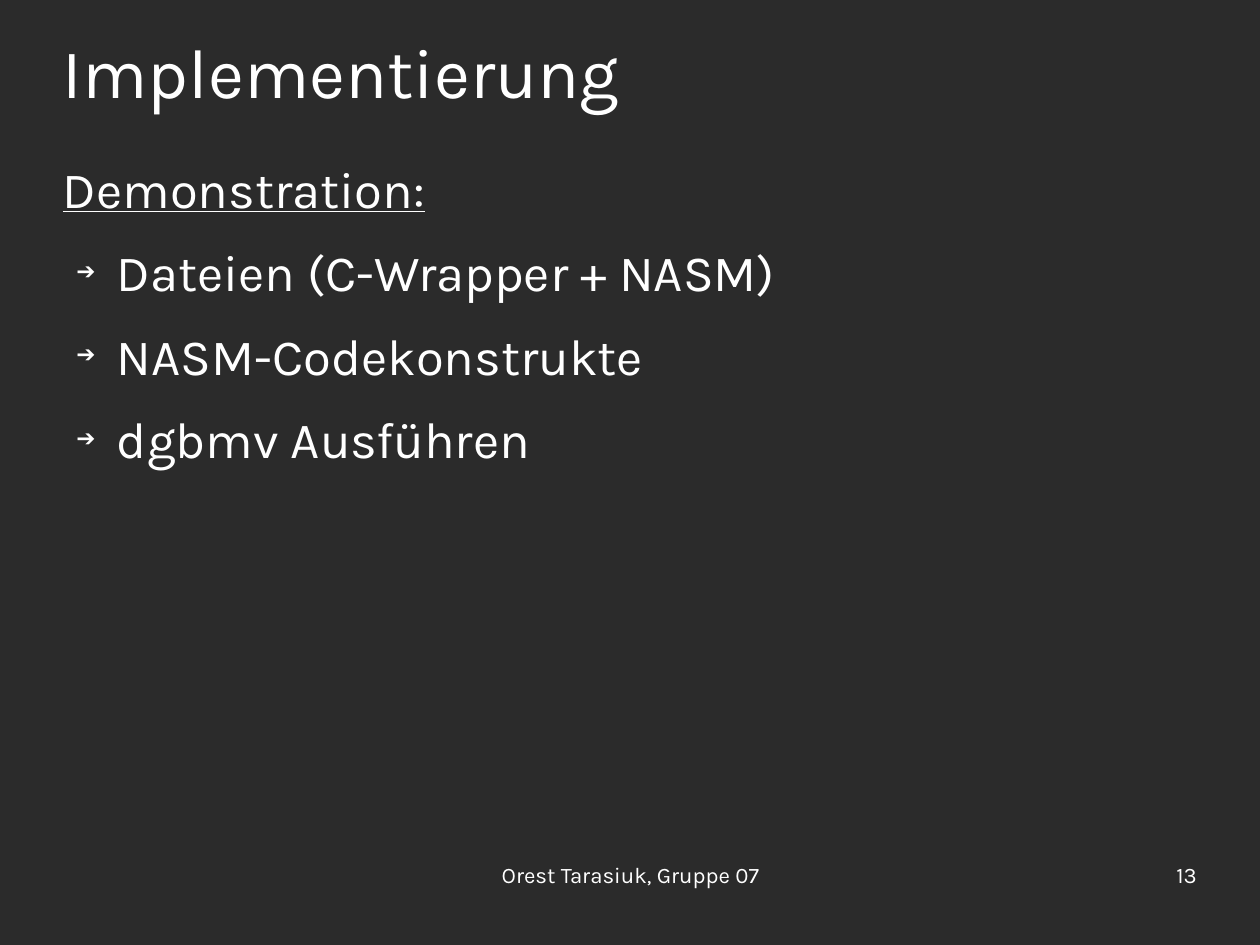
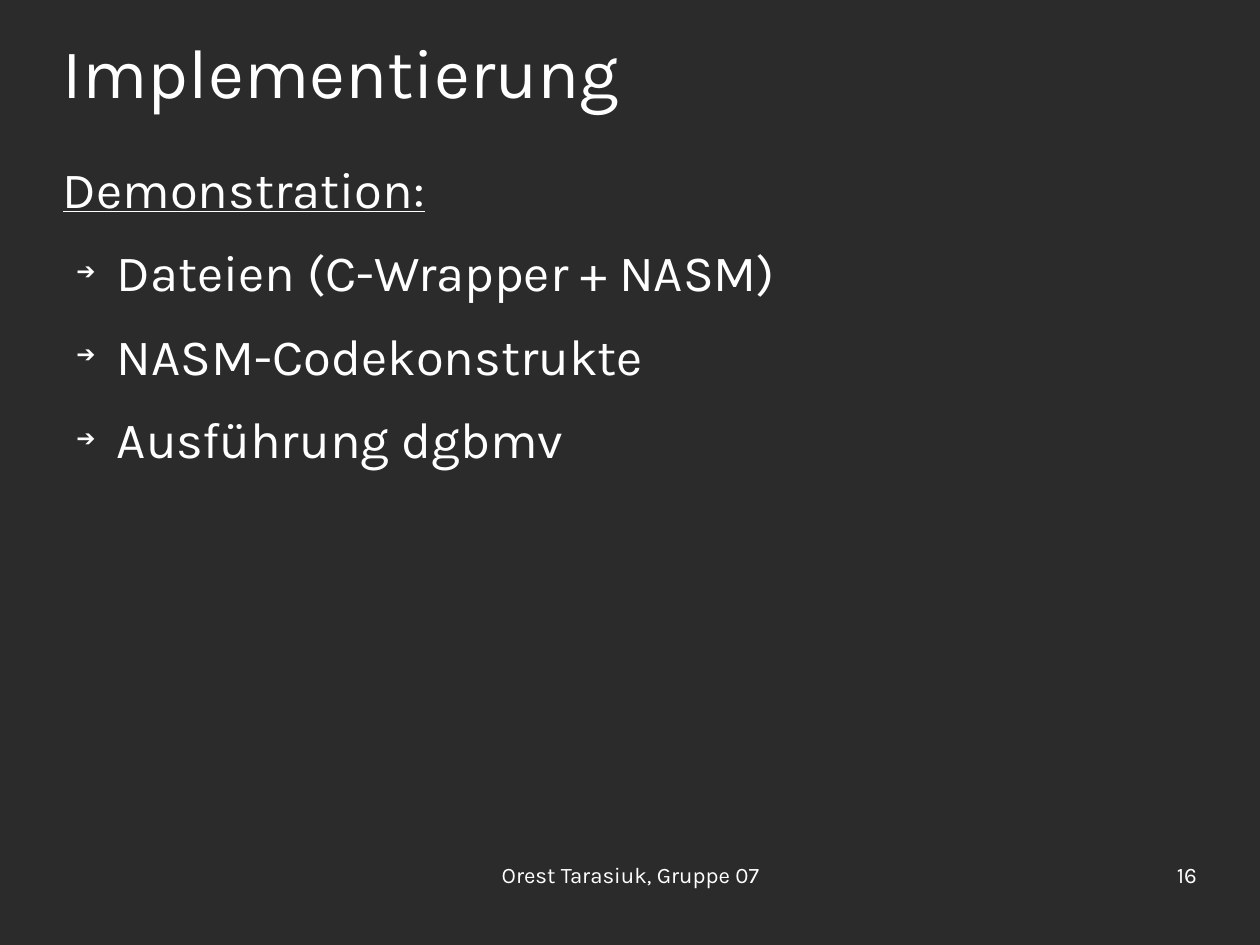
Before and after one commit to OrestTa/etip, a slide deck: slide 16 of Projekt2/Vortrag/vortrag2.odp (slide 13 before the commit). Drawn at 1260x945 pixels with LibreOffice and Linux fonts; fonts in the diff are those of the drawing; background and template pictures are left out; a plain dark background stands for a picture behind light text. Boxes give left, top, right and bottom in pixels: in the first picture for what was removed or moved away, otherwise in the second. Text is boxed around its words. In the diff, an @@ line names an element or a change of style, - is before the commit and + after.

```diff
--- a/Projekt2/Vortrag/vortrag2.odp
+++ b/Projekt2/Vortrag/vortrag2.odp
@@ text at (117, 423, 563, 470): text changed @@
-➔ dgbmv Ausführen
+➔ Ausführung dgbmv
@@ page number at (1177, 869, 1197, 884): text changed @@
-13
+16
```
Also in this commit, not shown: 7 other slides changed, 3 slides added.
